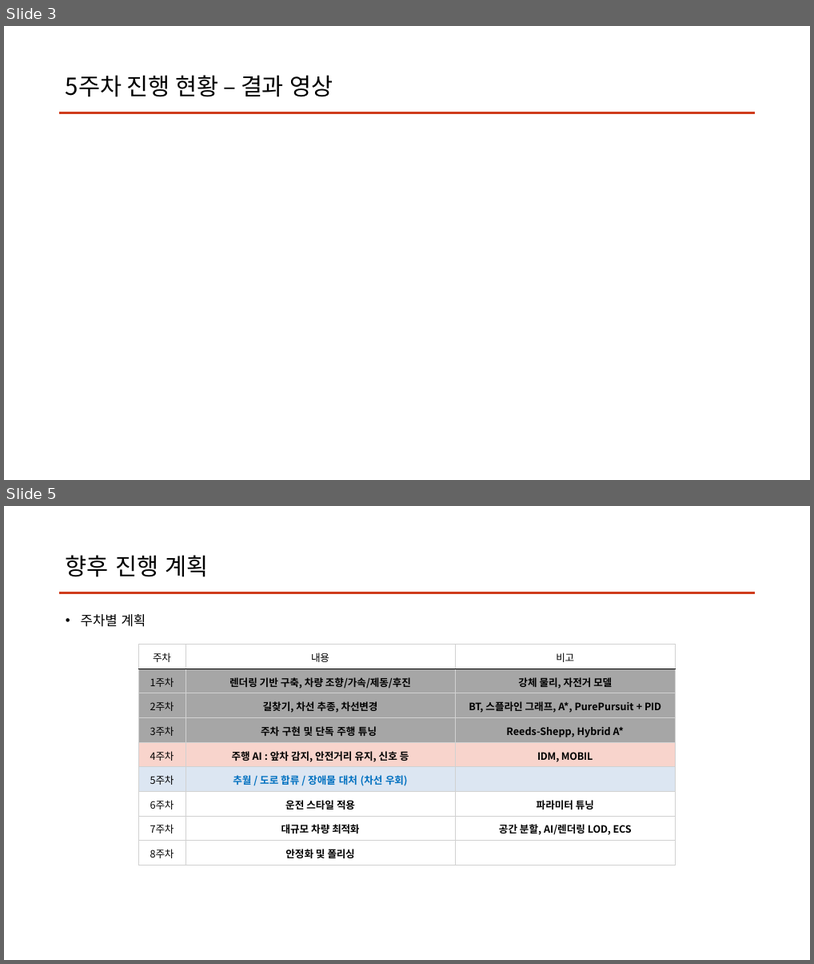
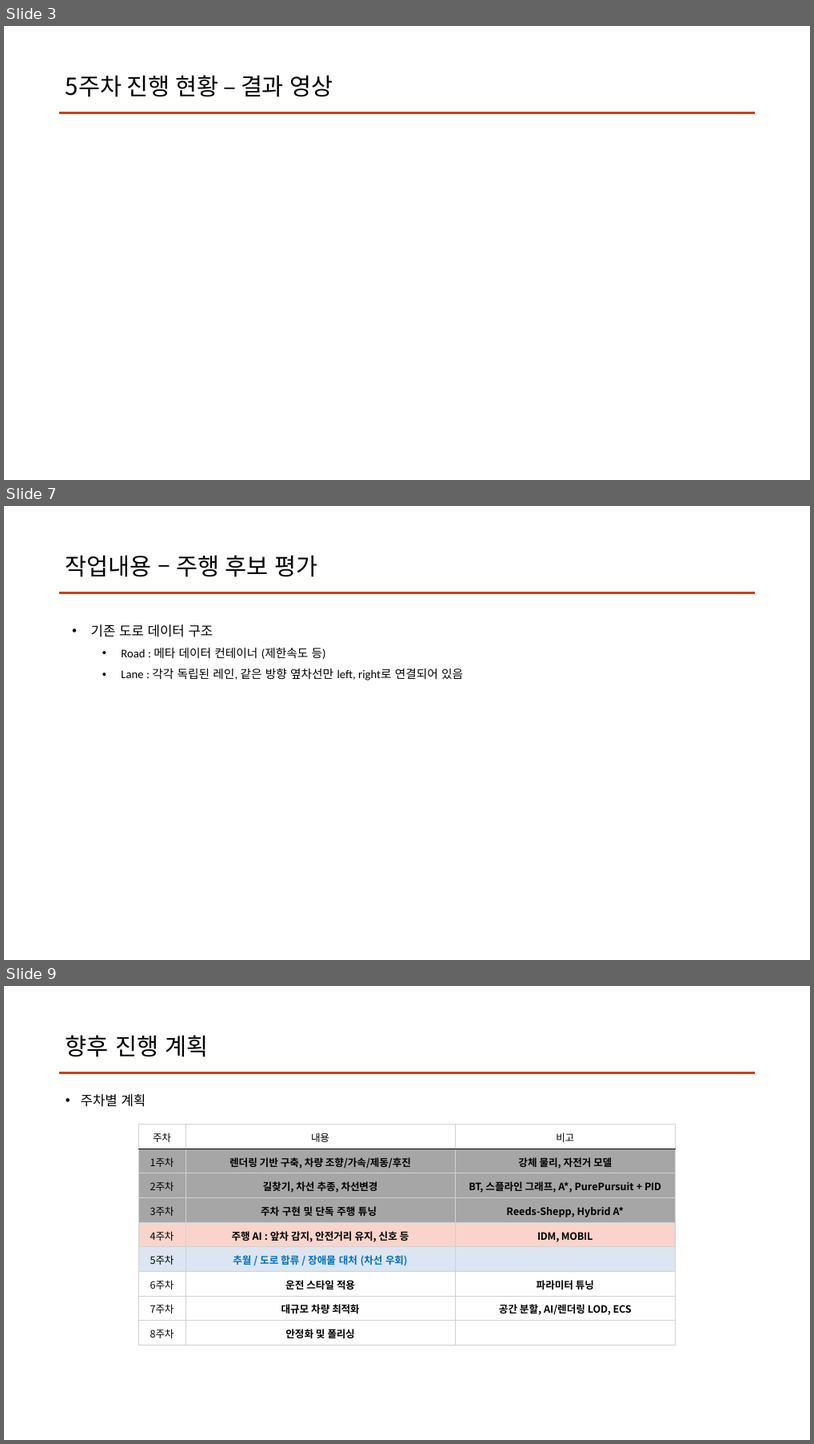
Before and after one commit to clwmrndl92/PA26-Car-Road-AI-Sim, a slide deck: Report/5주차.pptx. Shown one above the other, each under a label of ours: slides 3 and 5 before the commit, slides 3, 7 and 9 after it; the slides between them are not shown. The pictures are 814x964 and 814x1444 pixels, drawn with LibreOffice and Linux fonts; fonts in the diff are those of the drawing. Boxes give left, top, right and bottom in pixels: in the first picture for what was removed or moved away, otherwise in the second. Text is boxed around its words. In the diff, an @@ line names an element or a change of style, - is before the commit and + after.

```diff
--- a/Report/5주차.pptx
+++ b/Report/5주차.pptx
@@ slide 7 added at [4,506,810,960], background #FFFFFF @@
@@ title added at [66,555,318,577], 28 pt, text #000000 @@
+작업내용 – 주행 후보 평가
@@ freeform shape added at [60,592,755,592], outline #CF3C1C 2.25 pt @@
@@ text added at [91,624,463,680], 14 pt, text #000000 @@
+• 기존 도로 데이터 구조
+  • Road : 메타 데이터 컨테이너 (제한속도 등)
+  • Lane : 각각 독립된 레인, 같은 방향 옆차선만 left, right로 연결되어 있음
@@ what was slide 5 is now slide 9 @@
```
Also in this commit, not shown: 2 slides changed, 3 other slides added, 12 other files.
